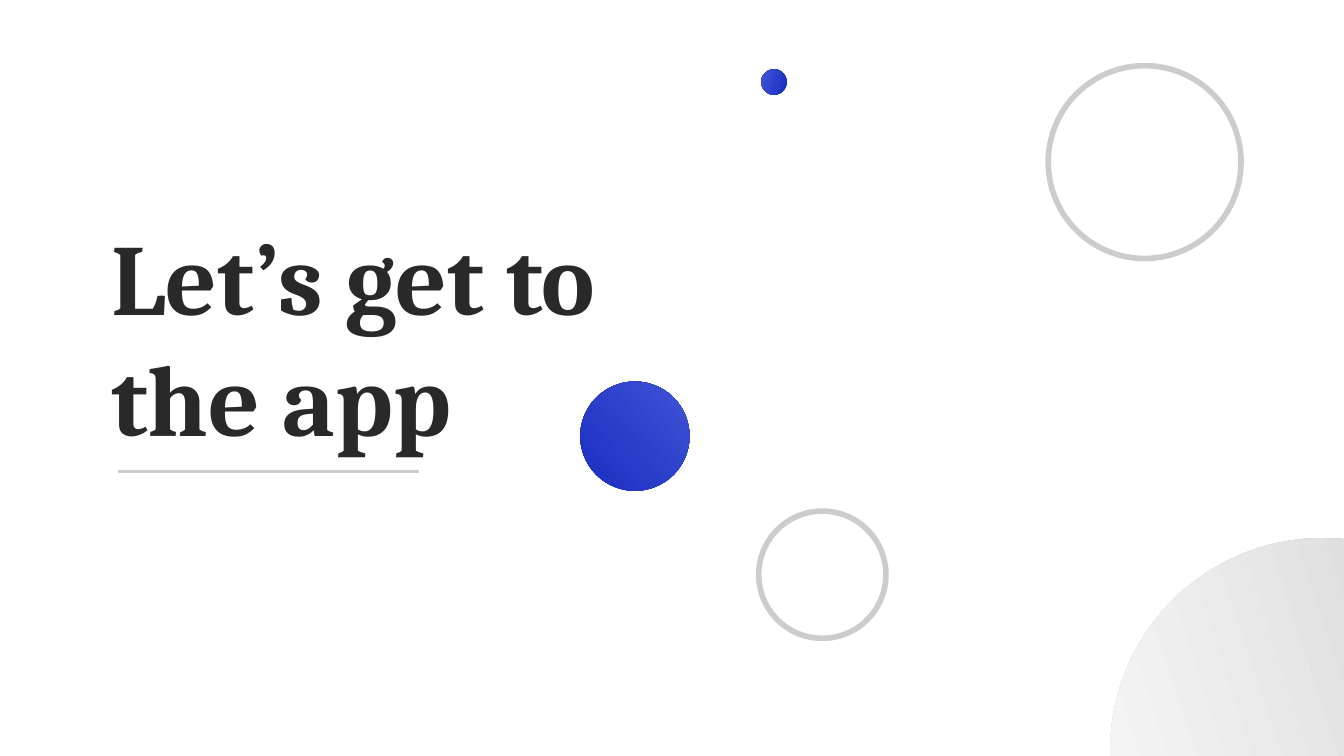
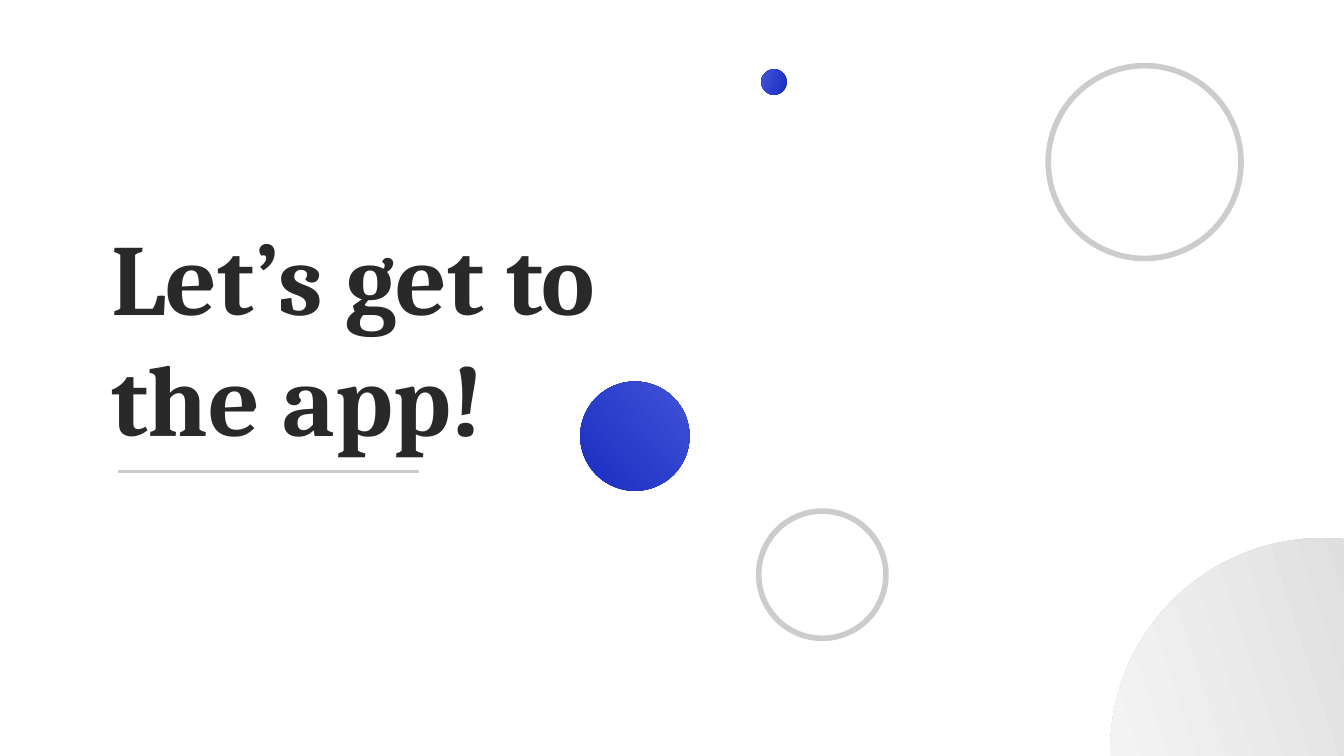
Before and after one commit to BADimov21/Horizon, a slide deck: slide 5 of docs/presentation/Horizon.pptx. Drawn at 1344x756 pixels with LibreOffice and Linux fonts; fonts in the diff are those of the drawing. Boxes give left, top, right and bottom in pixels: in the first picture for what was removed or moved away, otherwise in the second. Text is boxed around its words. In the diff, an @@ line names an element or a change of style, - is before the commit and + after.

```diff
--- a/docs/presentation/Horizon.pptx
+++ b/docs/presentation/Horizon.pptx
@@ title at (111,244,596,457): text changed @@
-Let’s get to the app
+Let’s get to the app!
```
Also in this commit, not shown: 3 other slides changed, 14 other files.
